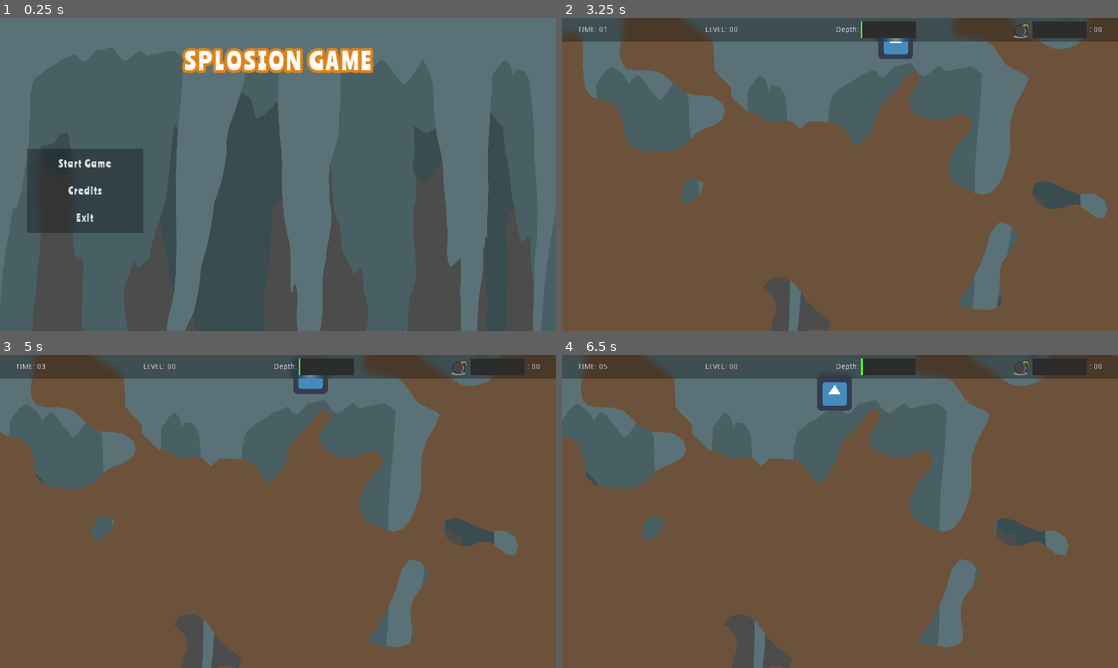
Above: before the commit, frames 1-4 (two rows, left to right).
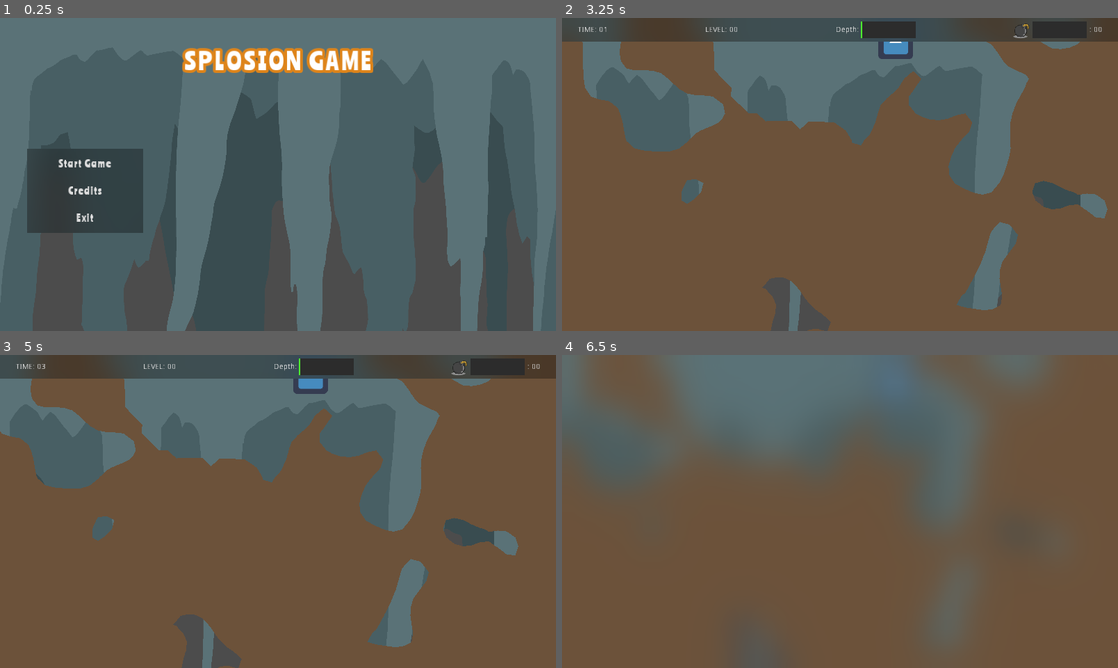
Above: after the commit, the same moments.

Repository: neutrongreen/Splosion
Game: Godot game, scene res://scenes/TitleScreen.tscn
Same seed, same stepped clock (60 frames per second), same inputs: the game is played once before the commit and once after it. The engine's default icon, where the game draws it, is replaced by a stand-in: a white triangle on a blue panel in a dark square.
Inputs (mouse positions are in pixels of both pictures, inside the frame that each line leads up to):
- Up to frame 1 (0.25 s): no input
- Up to frame 2 (3.25 s): click "Credits" at 0.5 s; click "Start Game" at 1.25 s; tap Enter (ui_accept) at 2, 2.27, 3.02 s; move the mouse to (962, 158) at 2.02 s; hold Right (ui_right) from 2.03 s (still down); move the mouse to (728, 190) at 2.77 s
- Up to frame 3 (5 s): move the mouse to (333, 442) at 3.52 s; release Right (ui_right) at 3.53 s; hold Left (ui_left) 3.53-4.28 s; move the mouse to (250, 574) at 4.27 s; hold Right (ui_right) from 4.28 s (still down); tap Enter (ui_accept) at 4.52 s
- Up to frame 4 (6.5 s): move the mouse to (1006, 558) at 5.02 s; tap Enter (ui_accept) at 5.27, 6.02 s; tap Escape (ui_pause, bound only after the commit) at 5.65 s; move the mouse to (673, 464) at 5.77 s; release Right (ui_right) at 5.78 s; hold Left (ui_left) from 5.78 s (still down)

The runs differ from the first frame. In frame 2, less than 0.1% of the frame differs, in the area x 58-62%, y 6-8%; in frame 3, less than 0.1%; in frame 4, 15%, in the area x 0-100%, y 0-100%.

Commit message:
add pause menu
added pause menu and fixed screen edge bomb bug

Diff:
--- a/entitys/physics/ball.gd
+++ b/entitys/physics/ball.gd
@@ -36,8 +36,10 @@
 	var radius = int(lerp(min_radius, max_radius, power))
 	voxelmap.circle_brush(Vector2(position.x/voxelmap.TILE_SIZE, position.y/voxelmap.TILE_SIZE), radius, 0)
 func _physics_process(delta):
-	position.x = clamp(position.x, 0, voxelmap.TILE_SIZE*voxelmap.CHUNK_SIZE*voxelmap.MAP_SIZE.x)
-	position.y = clamp(position.y, 0, voxelmap.TILE_SIZE*voxelmap.CHUNK_SIZE*voxelmap.MAP_SIZE.y)
+	if position.x < 0 or position.x > voxelmap.TILE_SIZE*voxelmap.CHUNK_SIZE*voxelmap.MAP_SIZE.x:
+		queue_free()
+	if position.y < 0 or position.y > voxelmap.TILE_SIZE*voxelmap.CHUNK_SIZE*voxelmap.MAP_SIZE.y:
+		queue_free()
 	if final and $Particles2D.emitting == false:
 		queue_free()
 
--- a/entitys/player/player.gd
+++ b/entitys/player/player.gd
@@ -3,9 +3,9 @@
 #https://godotengine.org/qa/62447/how-to-tell-how-long-a-button-is-pressed
 var bomb_count = 0
 var time = 0
-var starttime= 0
 var duration = 0
 var power = 0
+var lasttime = 0
 export (float) var max_dur = 1
 # Declare member variables here. Examples:
 # var a = 2
@@ -22,7 +22,7 @@
 onready var Ball = load("res://entitys/physics/ball.tscn")
 # Called when the node enters the scene tree for the first time.
 func _ready():
-	starttime = OS.get_ticks_msec()
+	lasttime = OS.get_ticks_msec()
 	$Camera2D.limit_left = 0
 	$Camera2D.limit_right = voxelmap.TILE_SIZE*voxelmap.CHUNK_SIZE*voxelmap.MAP_SIZE.x
 	$Camera2D.limit_top = 0
@@ -36,8 +36,7 @@
 #func _process(delta):
 #	pass
 func _physics_process(delta):
-
-	time = (OS.get_ticks_msec() - starttime)/1000
+	time += delta
 	#move item
 	velocity.y += gravity*delta
 	velocity.x = 0
--- a/project.godot
+++ b/project.godot
@@ -56,9 +56,19 @@
 , Object(InputEventMouseButton,"resource_local_to_scene":false,"resource_name":"","device":0,"alt":false,"shift":false, …(202 unchanged characters)…
  ]
 }
+ui_end={
+"deadzone": 0.5,
+"events": [ Object(InputEventKey,"resource_local_to_scene":false,"resource_name":"","device":0,"alt":false,"shift":false,"control":false,"meta":false,"command":false,"pressed":false,"scancode":16777230,"unicode":0,"echo":false,"script":null)
+ ]
+}
 ui_space={
 "deadzone": 0.5,
 "events": [ Object(InputEventKey,"resource_local_to_scene":false,"resource_name":"","device":0,"alt":false,"shift":false,"control":false,"meta":false,"command":false,"pressed":false,"scancode":32,"unicode":0,"echo":false,"script":null)
+ ]
+}
+ui_pause={
+"deadzone": 0.5,
+"events": [ Object(InputEventKey,"resource_local_to_scene":false,"resource_name":"","device":0,"alt":false,"shift":false,"control":false,"meta":false,"command":false,"pressed":false,"scancode":16777217,"unicode":0,"echo":false,"script":null)
  ]
 }
 
--- /dev/null
+++ b/scenes/PauseMenu.gd
@@ -0,0 +1,32 @@
+extends Control
+
+
+# Declare member variables here. Examples:
+# var a = 2
+# var b = "text"
+
+
+# Called when the node enters the scene tree for the first time.
+func _ready():
+	pass # Replace with function body.
+
+
+# Called every frame. 'delta' is the elapsed time since the previous frame.
+#func _process(delta):
+#	pass
+func _input(event):
+	if event.is_action_pressed("ui_pause"):
+		var new_pause_state = not get_tree().paused
+		get_tree().paused = new_pause_state
+		visible = new_pause_state
+
+func _on_Button_pressed():
+	get_tree().paused = false
+	get_tree().reload_current_scene()
+
+func _on_Button2_pressed():
+	get_tree().paused = false
+	get_tree().change_scene("res://scenes/TitleScreen.tscn")
+
+func _on_Button3_pressed():
+	get_tree().quit()
--- /dev/null
+++ b/scenes/PauseMenu.tscn
@@ -0,0 +1,22 @@
+[gd_scene load_steps=3 format=2]
+
+[ext_resource path="res://scenes/blur.tres" type="Material" id=1]
+[ext_resource path="res://scenes/PauseMenu.gd" type="Script" id=2]
+
+[node name="Pause" type="Control"]
+pause_mode = 2
+visible = false
+anchor_right = 1.0
+anchor_bottom = 1.0
+script = ExtResource( 2 )
+__meta__ = {
+"_edit_use_anchors_": false
+}
+
+[node name="PanelContainer" type="PanelContainer" parent="."]
+material = ExtResource( 1 )
+anchor_right = 1.0
+anchor_bottom = 1.0
+__meta__ = {
+"_edit_use_anchors_": false
+}
--- a/scenes/blur.tres
+++ b/scenes/blur.tres
@@ -4,7 +4,7 @@
 code = "//thanks https://godotengine.org/qa/62637/is-there-a-way-to-blur-a-sprite 13/12/2020
 shader_type canvas_item;
 
-uniform int blurSize : hint_range(0,20);
+uniform int blurSize : hint_range(0,50);
 
 void fragment()
 {
@@ -14,4 +14,4 @@
 [resource]
 render_priority = 1
 shader = SubResource( 1 )
-shader_param/blurSize = 20
+shader_param/blurSize = 45
--- a/scenes/main.tscn
+++ b/scenes/main.tscn
@@ -1,9 +1,10 @@
-[gd_scene load_steps=5 format=2]
+[gd_scene load_steps=6 format=2]
 
 [ext_resource path="res://entitys/voxels/VoxelMap.tscn" type="PackedScene" id=1]
 [ext_resource path="res://entitys/player/player.tscn" type="PackedScene" id=2]
 [ext_resource path="res://scenes/ParallaxBackgroundCave.tscn" type="PackedScene" id=3]
 [ext_resource path="res://scenes/hud.tscn" type="PackedScene" id=4]
+[ext_resource path="res://scenes/PauseMenu.tscn" type="PackedScene" id=5]
 
 [node name="main" type="Node2D"]
 
@@ -25,3 +26,5 @@
 [node name="CanvasLayer" type="CanvasLayer" parent="."]
 
 [node name="hud" parent="CanvasLayer" instance=ExtResource( 4 )]
+
+[node name="Pause" parent="CanvasLayer" instance=ExtResource( 5 )]
--- /dev/null
+++ b/test.tscn
@@ -0,0 +1,83 @@
+[gd_scene load_steps=4 format=2]
+
+[ext_resource path="res://assests/fonts/testfont2.tres" type="DynamicFont" id=1]
+[ext_resource path="res://assests/fonts/testfont.tres" type="DynamicFont" id=2]
+[ext_resource path="res://scenes/blur.tres" type="Material" id=3]
+
+[node name="VBoxContainer" type="VBoxContainer"]
+anchor_left = 0.5
+anchor_right = 0.5
+anchor_bottom = 1.0
+margin_left = -100.794
+margin_top = 100.0
+margin_right = 100.0
+margin_bottom = -100.0
+grow_horizontal = 2
+grow_vertical = 2
+rect_min_size = Vector2( 200, 0 )
+custom_constants/separation = 10
+__meta__ = {
+"_edit_use_anchors_": false
+}
+
+[node name="Label" type="Label" parent="."]
+margin_right = 212.0
+margin_bottom = 58.0
+custom_fonts/font = ExtResource( 2 )
+text = "Level END"
+align = 1
+
+[node name="Label2" type="Label" parent="."]
+margin_top = 68.0
+margin_right = 212.0
+margin_bottom = 91.0
+custom_fonts/font = ExtResource( 1 )
+text = "Score:"
+align = 1
+
+[node name="PanelContainer" type="PanelContainer" parent="."]
+self_modulate = Color( 0.686275, 0.686275, 0.686275, 1 )
+material = ExtResource( 3 )
+margin_top = 101.0
+margin_right = 212.0
+margin_bottom = 255.0
+__meta__ = {
+"_edit_use_anchors_": false
+}
+
+[node name="VBoxContainer" type="VBoxContainer" parent="PanelContainer"]
+self_modulate = Color( 0.686275, 0.686275, 0.686275, 1 )
+margin_left = 7.0
+margin_top = 7.0
+margin_right = 205.0
+margin_bottom = 147.0
+custom_constants/separation = 10
+__meta__ = {
+"_edit_use_anchors_": false
+}
+
+[node name="Button" type="Button" parent="PanelContainer/VBoxContainer"]
+margin_right = 198.0
+margin_bottom = 40.0
+rect_min_size = Vector2( 0, 40 )
+custom_fonts/font = ExtResource( 1 )
+text = "Next Level"
+flat = true
+
+[node name="Button2" type="Button" parent="PanelContainer/VBoxContainer"]
+margin_top = 50.0
+margin_right = 198.0
+margin_bottom = 90.0
+rect_min_size = Vector2( 0, 40 )
+custom_fonts/font = ExtResource( 1 )
+text = "Main Menu"
+flat = true
+
+[node name="Button3" type="Button" parent="PanelContainer/VBoxContainer"]
+margin_top = 100.0
+margin_right = 198.0
+margin_bottom = 140.0
+rect_min_size = Vector2( 0, 40 )
+custom_fonts/font = ExtResource( 1 )
+text = "Exit"
+flat = true
